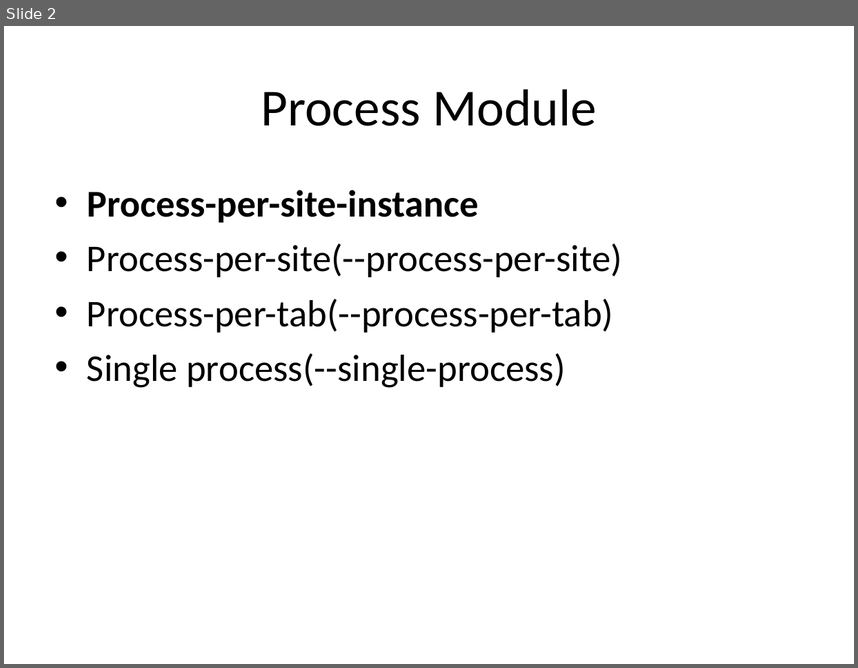
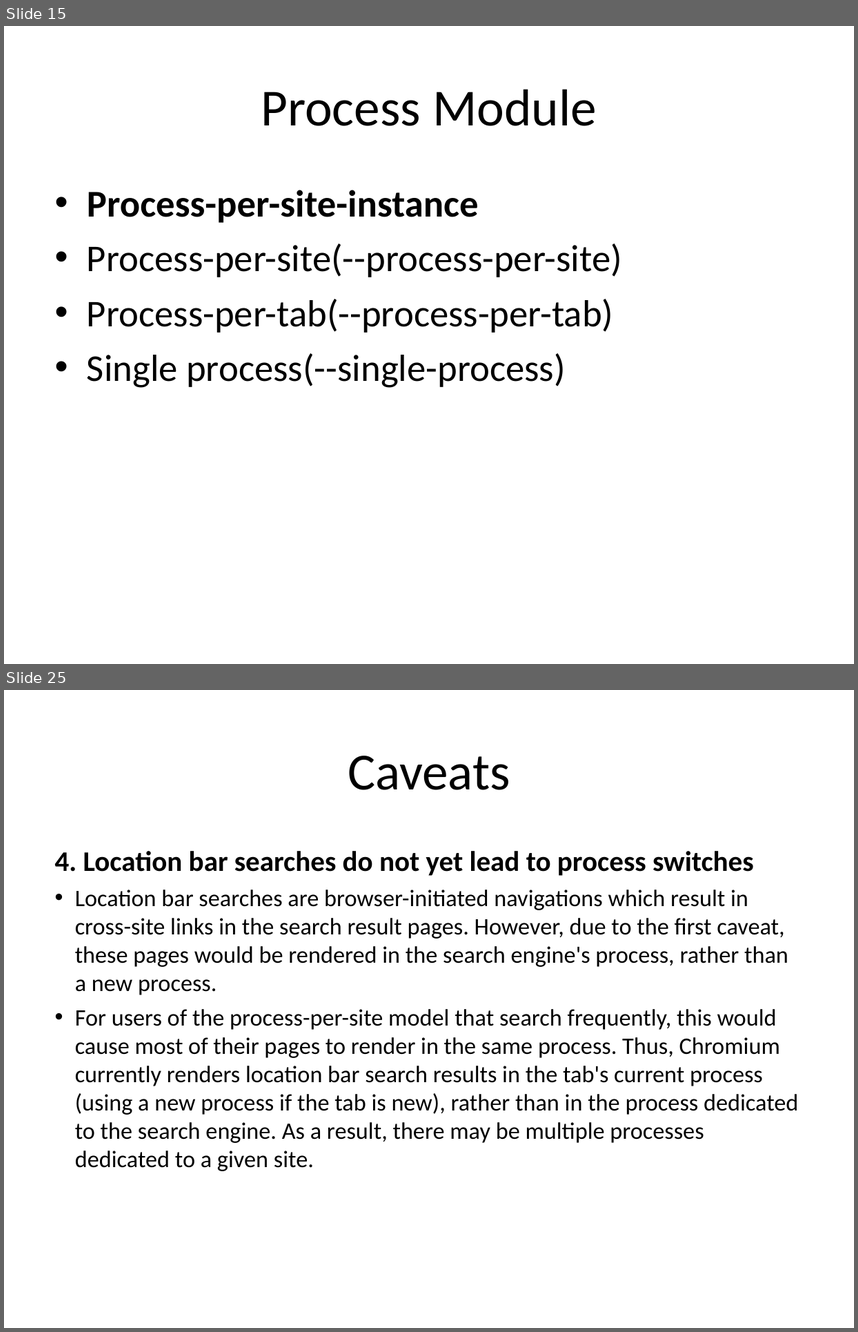
Before and after one commit to tezheng/chromium, a slide deck: docs/chromium.ppt. Shown one above the other, each under a label of ours: slide 2 before the commit, slides 15 and 25 after it; the slides between them are not shown. The pictures are 858x668 and 858x1332 pixels, drawn with LibreOffice and Linux fonts; fonts in the diff are those of the drawing. Boxes give left, top, right and bottom in pixels: in the first picture for what was removed or moved away, otherwise in the second. Text is boxed around its words. In the diff, an @@ line names an element or a change of style, - is before the commit and + after.

Commit message:
Add resources used by chromium.ppt

```diff
--- a/docs/chromium.ppt
+++ b/docs/chromium.ppt
@@ slide 25 added at (x1=4, y1=690, x2=854, y2=1328), background #FFFFFF @@
@@ title added at (x1=348, y1=756, x2=510, y2=790), 44 pt, text #000000 @@
+Caveats
@@ text added at (x1=55, y1=851, x2=798, y2=1171), 20 pt, text #000000 @@
+4. Location bar searches do not yet lead to process switches
+• Location bar searches are browser-initiated navigations which result in cross-site links in the search result pages. However, due to the first caveat, these pages would be rendered in the search engine's process, rather than a new process.
+• For users of the process-per-site model that search frequently, this would cause most of their pages to render in the same process. Thus, Chromium currently renders location bar search results in the tab's current process (using a new process if the tab is new), rather than in the process dedicated to the search engine. As a result, there may be multiple processes dedicated to a given site.
@@ what was slide 2 is now slide 15 @@
```
Also in this commit, not shown: 3 slides changed, 21 other slides added, 2 slides removed, 6 other files.
